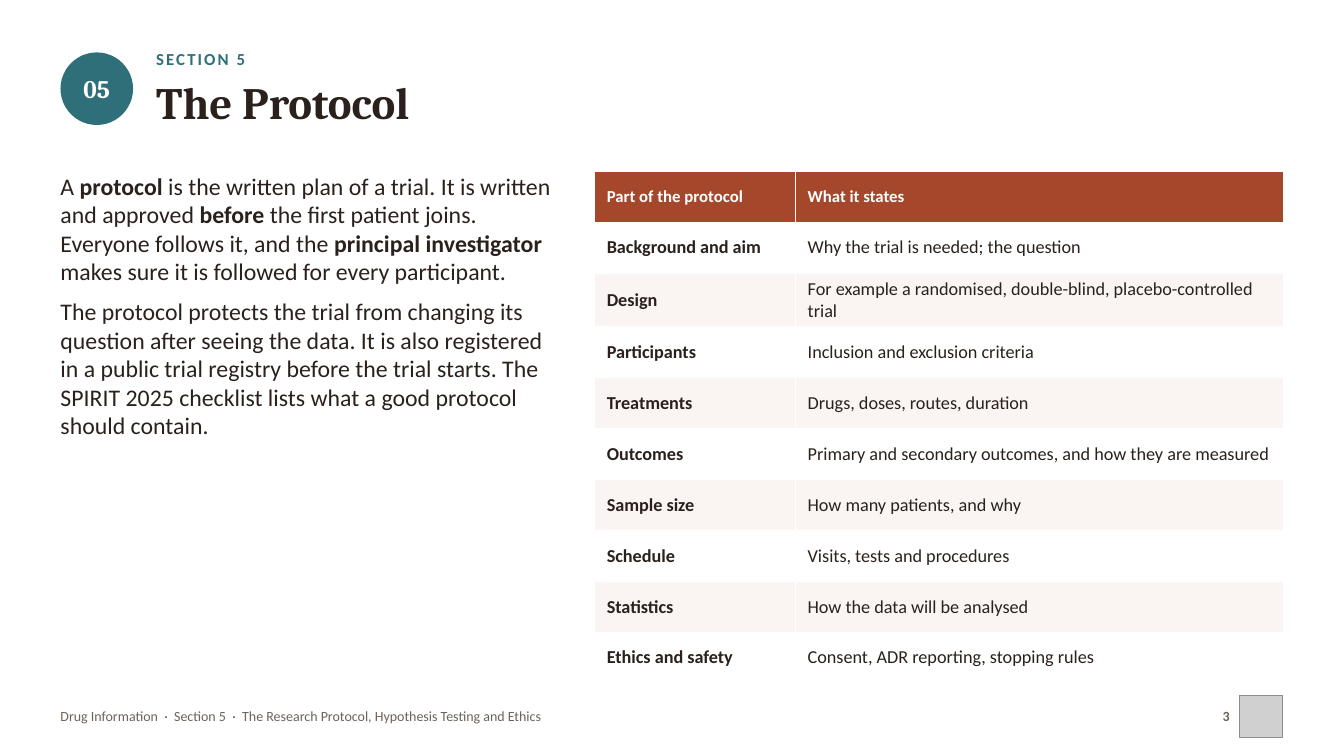
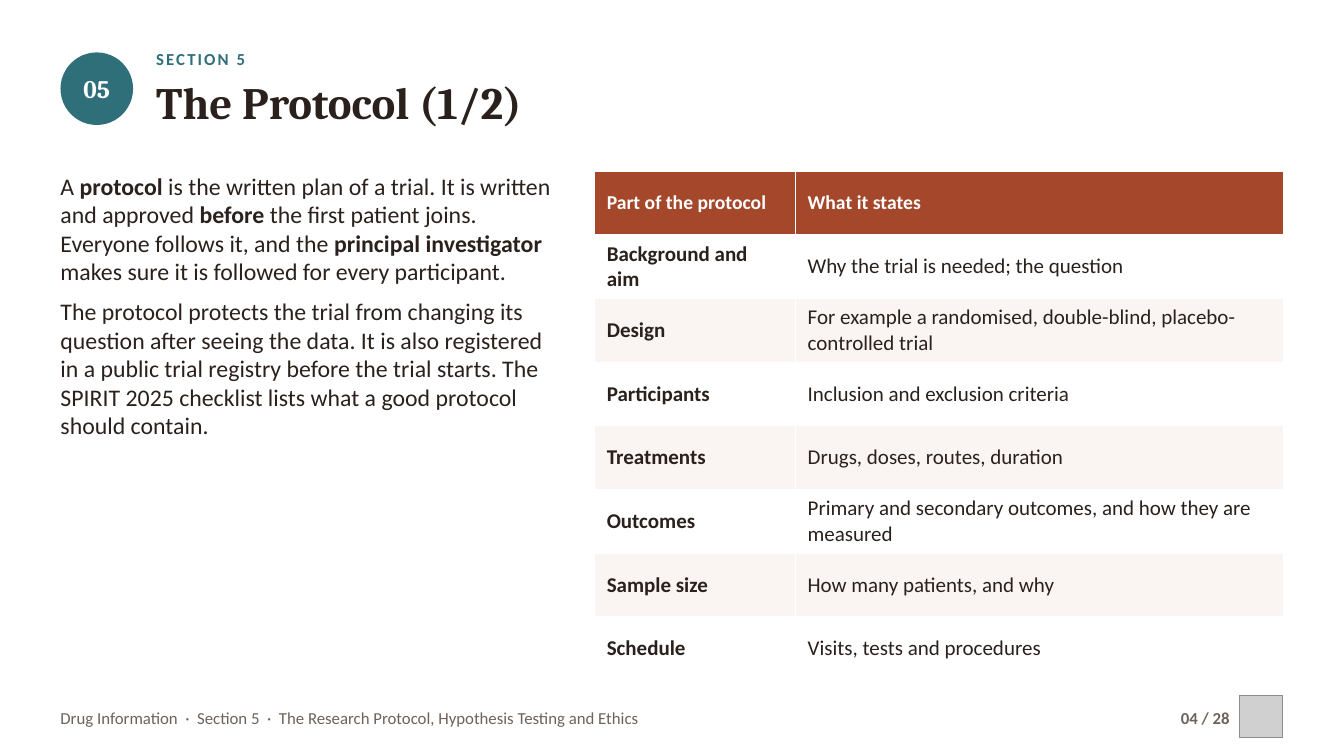
Before and after one commit to drrefaat18-ops/yasser, a slide deck: slide 4 of projects/drug-information-practical/slides/ch05-protocol-hypothesis-ethics.pptx (slide 3 before the commit). Drawn at 1344x756 pixels with LibreOffice and Linux fonts; fonts in the diff are those of the drawing; grey boxes stand for pictures. Boxes give left, top, right and bottom in pixels: in the first picture for what was removed or moved away, otherwise in the second. Text is boxed around its words. In the diff, an @@ line names an element or a change of style, - is before the commit and + after.

```diff
--- a/projects/drug-information-practical/slides/ch05-protocol-hypothesis-ethics.pptx
+++ b/projects/drug-information-practical/slides/ch05-protocol-hypothesis-ethics.pptx
@@ text at [156, 86, 521, 126]: text changed @@
-The Protocol
+The Protocol (1/2)
@@ table at [595, 171, 1284, 681] @@
-row 9: Statistics | How the data will be analysed
-row 10: Ethics and safety | Consent, ADR reporting, stopping rules
@@ text "Drug Information · Section 5 ..." at [60, 712, 638, 727]: size 10 to 12 pt @@
@@ text at [1181, 712, 1230, 724]: text changed; size 10 to 12 pt @@
-3
+04 / 28
```
Also in this commit, not shown: 22 other slides changed, 3 slides added, 14 other files.
